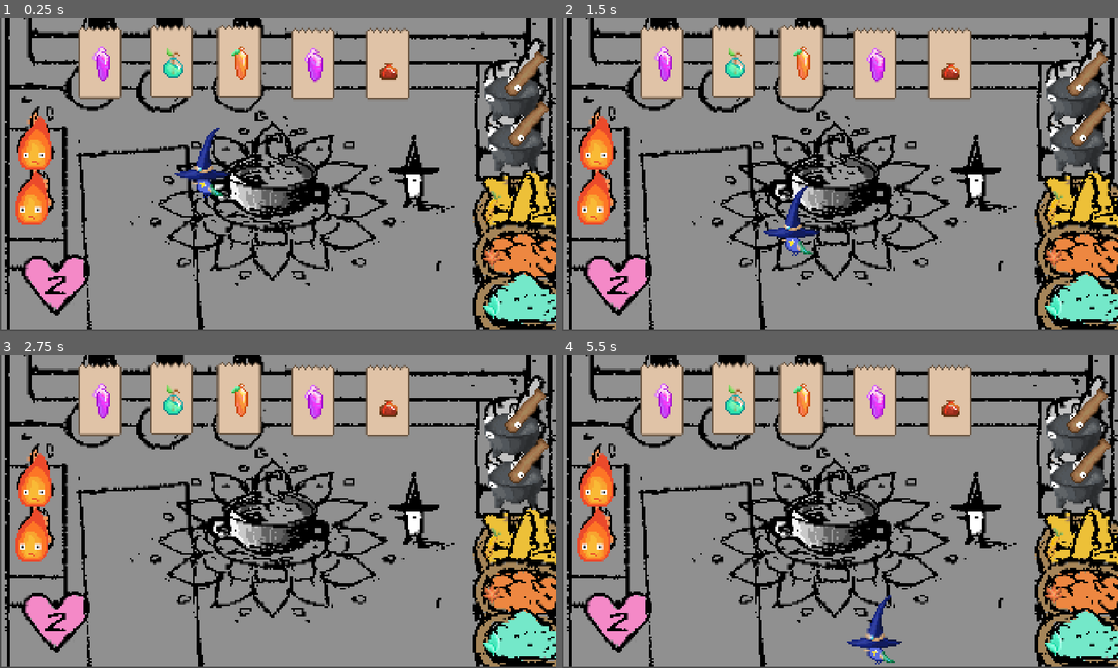
Above: before the commit, frames 1-4 (two rows, left to right).
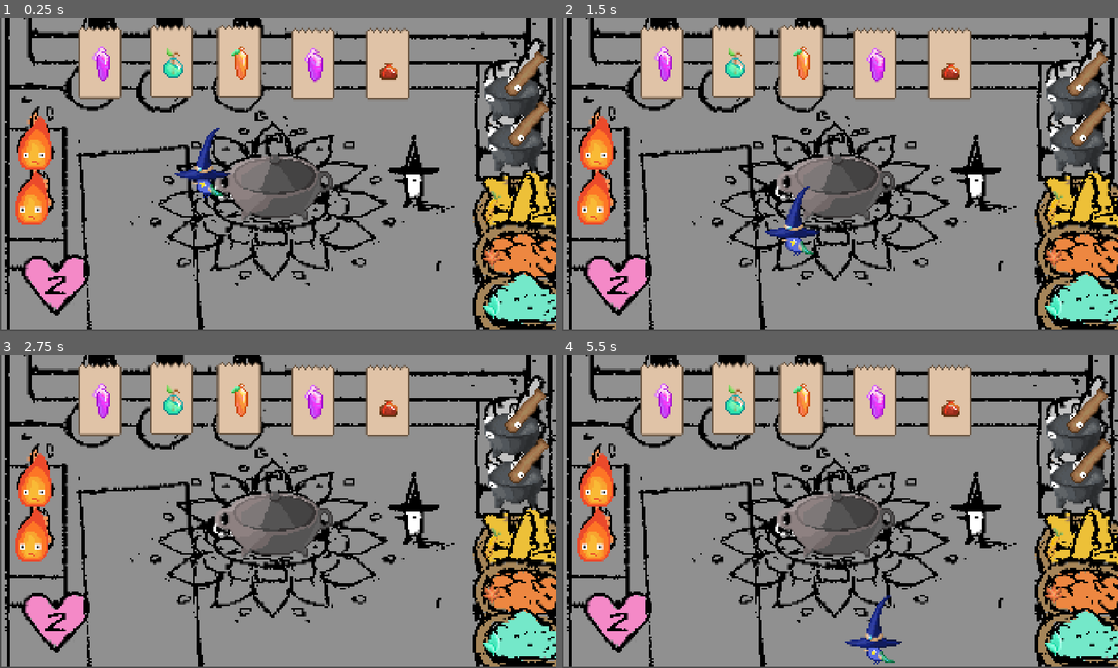
Above: after the commit, the same moments.

Repository: ritks/AlchemyGame
Game: Godot game, scene res://scenes/Kitchen.tscn
Same seed, same stepped clock (60 frames per second), same inputs: the game is played once before the commit and once after it.
Inputs:
- Up to frame 1 (0.25 s): no input
- Up to frame 2 (1.5 s): tap Enter at 0.5 s; hold D (move_right) 0.53-1.28 s; tap , (interact) at 0.6, 1.35 s; tap Space at 1.25 s; hold S (move_down) from 1.28 s (still down)
- Up to frame 3 (2.75 s): release S (move_down) at 2.03 s; hold D (move_right) from 2.03 s (still down); tap , (interact) at 2.1 s
- Up to frame 4 (5.5 s): tap Enter at 2.75 s; release D (move_right) at 2.78 s; hold W (move_up) 2.78-3.53 s; tap , (interact) every 0.75 s from 2.85 to 5.1 s; hold A (move_left) 3.53-5.03 s; tap Space at 5 s; hold S (move_down) from 5.03 s (still down)

The runs differ from the first frame. In frame 1, 2.6% of the frame differs, in the area x 38-60%, y 43-65%; in frame 2, 2.9%; in frame 3, 2.6%; in frame 4, 3.0%, in the area x 38-60%, y 43-99%.

Commit message:
removed spoiling, created custom timers for cue, added cauldron sprite

Diff:
--- a/scenes/CookingStation.tscn
+++ b/scenes/CookingStation.tscn
@@ -31,27 +31,19 @@
 
 [node name="CookTimer" type="Timer" parent="." unique_id=1372812489]
 
-[node name="SpoilTimer" type="Timer" parent="." unique_id=1560959580]
+[node name="PerfectWindowTimer" type="Timer" parent="."]
+
+[node name="CueTimer" type="Timer" parent="."]
+
+[node name="CueVisual" type="Sprite2D" parent="."]
+position = Vector2(0, -100)
+visible = false
 
 [node name="FeedbackTimer" type="Timer" parent="." unique_id=332214456]
 
 [node name="TimerDisplay" type="Node2D" parent="." unique_id=1564197161]
 visible = false
 position = Vector2(0, -70)
-
-[node name="BarBackground" type="ColorRect" parent="TimerDisplay" unique_id=49176899]
-offset_left = -40.0
-offset_top = -5.0
-offset_right = 40.0
-offset_bottom = 5.0
-color = Color(0.15, 0.15, 0.15, 1)
-
-[node name="BarFill" type="ColorRect" parent="TimerDisplay" unique_id=1770686275]
-offset_left = -40.0
-offset_top = -5.0
-offset_right = 40.0
-offset_bottom = 5.0
-color = Color(0.9, 0.6, 0.1, 1)
 
 [node name="TimeLabel" type="Label" parent="TimerDisplay" unique_id=1175280635]
 offset_left = -40.0
--- a/scenes/Kitchen.tscn
+++ b/scenes/Kitchen.tscn
@@ -63,7 +63,15 @@
 
 [node name="Cauldron" parent="Floor" unique_id=919196699 instance=ExtResource("2_station")]
 position = Vector2(935.9999, 581)
+scale = Vector2(1, 1)
 max_ingredients = 2
+
+[node name="CollisionShape2D" parent="Floor/Cauldron" index="0" unique_id=1305692116]
+scale = Vector2(2.8, 2.8)
+
+[node name="CollisionShape2D" parent="Floor/Cauldron/InteractArea" parent_id_path=PackedInt32Array(919196699, 1775379100) index="0" unique_id=66873291]
+position = Vector2(0, 26.117645)
+scale = Vector2(3.3467245, 2.115014)
 
 [node name="Pan1" parent="Floor" unique_id=1430987799 instance=ExtResource("2_station")]
 position = Vector2(126.000015, 430.00006)
--- a/scripts/CookingStation.gd
+++ b/scripts/CookingStation.gd
@@ -1,24 +1,20 @@
 extends StaticBody2D
 
-enum State { EMPTY, COOKING, READY, SPOILED }
+enum State { EMPTY, COOKING, READY }
 enum Station { CAULDRON, MORTAR, PAN }
 
 @export var cook_time_sec: float = 8.0
-@export var spoil_time_sec: float = 6.0
 @export var max_ingredients: int = 1
 @export var cook_station_type: Station = Station.CAULDRON
 
 var current_ingredients: int = 0
 var ingredients_used: Array[Ingredient.Type] = []
 
-const COLOR_EMPTY := Color(0.55, 0.55, 0.55)
-const COLOR_COOKING := Color(0.9, 0.6, 0.1)
-const COLOR_READY := Color(0.2, 0.8, 0.3)
-const COLOR_SPOILED := Color(0.35, 0.12, 0.1)
-const COLOR_BAR_COOKING := Color(0.9, 0.6, 0.1)
-const COLOR_BAR_SPOIL_WARNING := Color(0.9, 0.15, 0.15)
-const BAR_WIDTH := 80.0
 const FEEDBACK_DURATION := 1.5
+const SUN_TEA_PERFECT_WINDOW := 2.0
+const OTHER_DRINK_PERFECT_WINDOW := 3.0
+const CUE_DELAY_MIN := 3.0
+const CUE_DELAY_MAX := 5.0
 
 var state: State = State.EMPTY
 var cooking_item_type: Ingredient.Type = Ingredient.Type.YELLOW
@@ -26,53 +22,33 @@
 
 @onready var body: Sprite2D = $Body
 @onready var cook_timer: Timer = $CookTimer
-@onready var spoil_timer: Timer = $SpoilTimer
+@onready var perfect_window_timer: Timer = $PerfectWindowTimer
+@onready var cue_timer: Timer = $CueTimer
+@onready var cue_visual: Sprite2D = $CueVisual
 @onready var feedback_timer: Timer = $FeedbackTimer
 @onready var timer_display: Node2D = $TimerDisplay
-@onready var bar_background: ColorRect = $TimerDisplay/BarBackground
-@onready var bar_fill: ColorRect = $TimerDisplay/BarFill
 @onready var time_label: Label = $TimerDisplay/TimeLabel
 
 
 func _ready() -> void:
 	if cook_station_type == Station.CAULDRON:
-		pass
+		body.texture = load("res://sprites/cauldron.png")
 	if cook_station_type == Station.PAN:
 		body.texture = load("res://sprites/pan.png")
 	if cook_station_type == Station.MORTAR:
 		body.texture = load("res://sprites/mortar.png")
 
+	# cue_visual.texture = load("res://sprites/cue.png")
+
 	cook_timer.one_shot = true
 	cook_timer.wait_time = cook_time_sec
-	spoil_timer.one_shot = true
-	spoil_timer.wait_time = spoil_time_sec
+	perfect_window_timer.one_shot = true
+	cue_timer.one_shot = true
 	feedback_timer.one_shot = true
 	cook_timer.timeout.connect(_on_cook_timeout)
-	spoil_timer.timeout.connect(_on_spoil_timeout)
+	cue_timer.timeout.connect(_on_cue_timeout)
 	feedback_timer.timeout.connect(_on_feedback_timeout)
 	_set_state(State.EMPTY)
-
-
-func _process(_delta: float) -> void:
-	if showing_feedback:
-		return
-	match state:
-		State.COOKING:
-			timer_display.visible = true
-			bar_fill.color = COLOR_BAR_COOKING
-			_update_timer_display(cook_timer.time_left, cook_time_sec)
-		State.READY:
-			timer_display.visible = true
-			bar_fill.color = COLOR_BAR_SPOIL_WARNING
-			_update_timer_display(spoil_timer.time_left, spoil_time_sec)
-		_:
-			timer_display.visible = false
-
-
-func _update_timer_display(time_left: float, total_time: float) -> void:
-	var frac: float = clampf(time_left / total_time, 0.0, 1.0)
-	bar_fill.size.x = BAR_WIDTH * frac
-	time_label.text = "%.2f" % time_left
 
 
 func interact(player: Node) -> void:
@@ -112,26 +88,38 @@
 					print(cooking_item_type)
 					current_ingredients = 0
 					ingredients_used = []
+					if _has_mid_cook_cue(cooking_item_type):
+						cue_visual.visible = false
+						cue_timer.start(randf_range(CUE_DELAY_MIN, CUE_DELAY_MAX))
 		State.COOKING:
 			pass  # uninterruptible
 		State.READY:
 			if not player.is_holding:
-				var feedback: String = _get_pickup_feedback()
+				var feedback: String = ""
+				if _is_cauldron_drink(cooking_item_type):
+					feedback = "Perfect!" if not perfect_window_timer.is_stopped() else "Good"
 				player.set_held_item(cooking_item_type, true)
-				spoil_timer.stop()
+				perfect_window_timer.stop()
+				cue_timer.stop()
+				cue_visual.visible = false
 				_set_state(State.EMPTY)
 				_show_feedback(feedback)
-		State.SPOILED:
-			_set_state(State.EMPTY)
 
 
-func _get_pickup_feedback() -> String:
-	var elapsed: float = spoil_time_sec - spoil_timer.time_left
-	if elapsed <= 3.0:
-		return "Great!"
-	elif spoil_timer.time_left <= 5.0:
-		return "OK"
-	return ""
+func _is_cauldron_drink(type: Ingredient.Type) -> bool:
+	return type == Ingredient.Type.SUN_TEA or type == Ingredient.Type.MINT_SODA \
+		or type == Ingredient.Type.EARTH_BREW or type == Ingredient.Type.SUS_CONCOC
+
+
+func _has_mid_cook_cue(type: Ingredient.Type) -> bool:
+	return type == Ingredient.Type.MINT_SODA or type == Ingredient.Type.EARTH_BREW \
+		or type == Ingredient.Type.SUS_CONCOC
+
+
+func _perfect_window_for(type: Ingredient.Type) -> float:
+	if type == Ingredient.Type.SUN_TEA:
+		return SUN_TEA_PERFECT_WINDOW
+	return OTHER_DRINK_PERFECT_WINDOW
 
 
 func _show_feedback(text: String) -> void:
@@ -139,36 +127,32 @@
 		return
 	showing_feedback = true
 	timer_display.visible = true
-	bar_background.visible = false
-	bar_fill.visible = false
 	time_label.text = text
 	feedback_timer.start(FEEDBACK_DURATION)
 
 
 func _on_feedback_timeout() -> void:
 	showing_feedback = false
-	bar_background.visible = true
-	bar_fill.visible = true
+	timer_display.visible = false
 
 
 func _on_cook_timeout() -> void:
 	_set_state(State.READY)
-	spoil_timer.start()
+	if _is_cauldron_drink(cooking_item_type):
+		perfect_window_timer.start(_perfect_window_for(cooking_item_type))
 
 
-func _on_spoil_timeout() -> void:
-	_set_state(State.SPOILED)
+func _on_cue_timeout() -> void:
+	cue_visual.visible = true
 
 
 func _set_state(new_state: State) -> void:
 	if showing_feedback:
 		showing_feedback = false
 		feedback_timer.stop()
-		bar_background.visible = true
-		bar_fill.visible = true
+		timer_display.visible = false
 	state = new_state
 	match state:
 		State.EMPTY: body.modulate = Color.WHITE
 		State.COOKING: body.modulate = Color.WHITE
 		State.READY: body.modulate = Color.WHITE
-		State.SPOILED: body.modulate = Color.WHITE
Binary file added: sprites/cauldron.png
Not shown, added: sprites/cauldron.png.import
